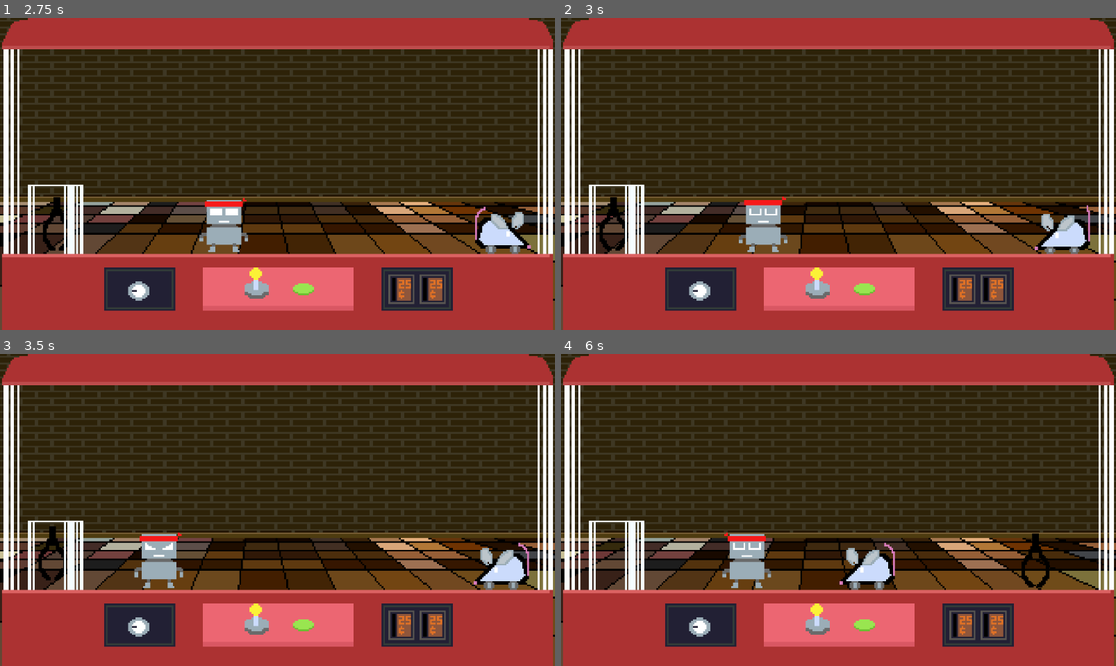
Above: before the commit, frames 1-4 (two rows, left to right).
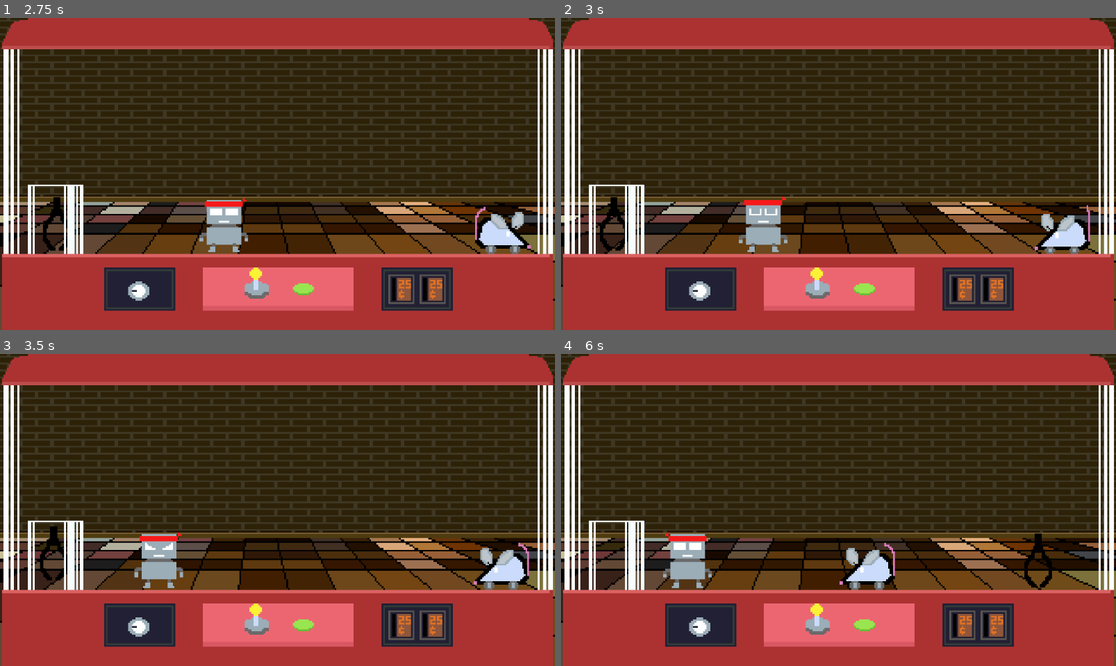
Above: after the commit, the same moments.

Repository: Jossulus/gamedevjs-jam
Game: Godot game, scene res://Scenes/game.tscn
Two runs of this game, one before a commit and one after it. Both use one fixed random seed, a clock stepped at 60 frames per second and the inputs below.
Inputs (mouse positions are in pixels of both pictures, inside the frame that each line leads up to):
- Up to frame 1 (2.75 s): move the mouse to (249, 236) at 0.52 s; hold D (claw_right) 0.53-2.03 s; click (249, 236) at 0.6 s; tap W (claw_up) at 0.77, 1.52 s; move the mouse to (444, 220) at 1.27 s; click (444, 220) at 1.35 s; move the mouse to (111, 127) at 2.02 s; hold A (claw_left) from 2.03 s (still down); click (111, 127) at 2.1 s
- Up to frame 2 (3 s): keep holding A (claw_left); move the mouse to (866, 174) at 2.77 s; click (866, 174) at 2.85 s
- Up to frame 3 (3.5 s): keep holding A (claw_left); tap W (claw_up) at 3.02 s
- Up to frame 4 (6 s): move the mouse to (755, 432) at 3.52 s; click (755, 432) at 3.6 s; tap W (claw_up) at 3.77, 4.52 s; move the mouse to (960, 494) at 4.27 s; release A (claw_left) at 4.28 s; hold D (claw_right) from 4.28 s (still down); click (960, 494) at 4.35 s; move the mouse to (727, 525) at 5.02 s; click (727, 525) at 5.1 s; move the mouse to (894, 441) at 5.77 s; click (894, 441) at 5.85 s

Frame 1 is identical in both runs. In frame 2, less than 0.1% of the frame differs, in the area x 6-13%, y 57-75%; in frame 3, 0.1%; in frame 4, 2.3%, in the area x 18-89%, y 57-76%.

Commit message:
claw kick bug fix
fixed bug where claw got stuck in the corner after getting kicked into top right corner with item grabbed

Diff:
--- a/gamedev.js-entry/Objects/Claw/claw.gd
+++ b/gamedev.js-entry/Objects/Claw/claw.gd
@@ -49,7 +49,7 @@
 
 func _ready() -> void:
 	set_global_variables()
-	assert(is_x_position_in_boundary(), "Claw not inside boundaries.")
+	assert(!is_outside_left_edge() and !is_outside_right_edge(), "Claw not inside boundaries.")
 	assert(ground_position_marker, "Claw does not know where the ground is, because no ground_position_marker is assigned.")
 	returned_position = position
 
@@ -90,16 +90,21 @@
 			handle_return()
 
 	push_velocity = lerp(push_velocity, Vector2.ZERO, 1 - exp(-10 * delta))
-	if not is_x_position_in_boundary(): velocity.x = 0
+	if is_outside_left_edge(): velocity.x = 1
+	elif is_outside_right_edge(): velocity.x = -1
 	if is_above_ground():
 		velocity.y = clampf(velocity.y,-INF, 0)
 
 	move_and_slide()
 
 
-func is_x_position_in_boundary() -> bool:
-	var dir : int = velocity.x / abs(velocity.x) if velocity.x != 0 else 0
-	return position.x + dir <= right_boundary_marker.position.x and position.x + dir >= left_boundary_marker.position.x
+
+func is_outside_left_edge() -> bool:
+	return position.x + velocity.x * get_physics_process_delta_time() < left_boundary_marker.position.x
+
+
+func is_outside_right_edge() -> bool:
+	return position.x + velocity.x * get_physics_process_delta_time() > right_boundary_marker.position.x
 
 
 func is_above_ground() -> bool:
@@ -152,6 +157,7 @@
 	if not input == INPUT.DOWN: return
 	if not item is Item: return
 	if not item.is_grabable: return
+	if grabbed_item: return
 
 	grabbed_item = item
 	grabbed_item.call_deferred("reparent", self)
